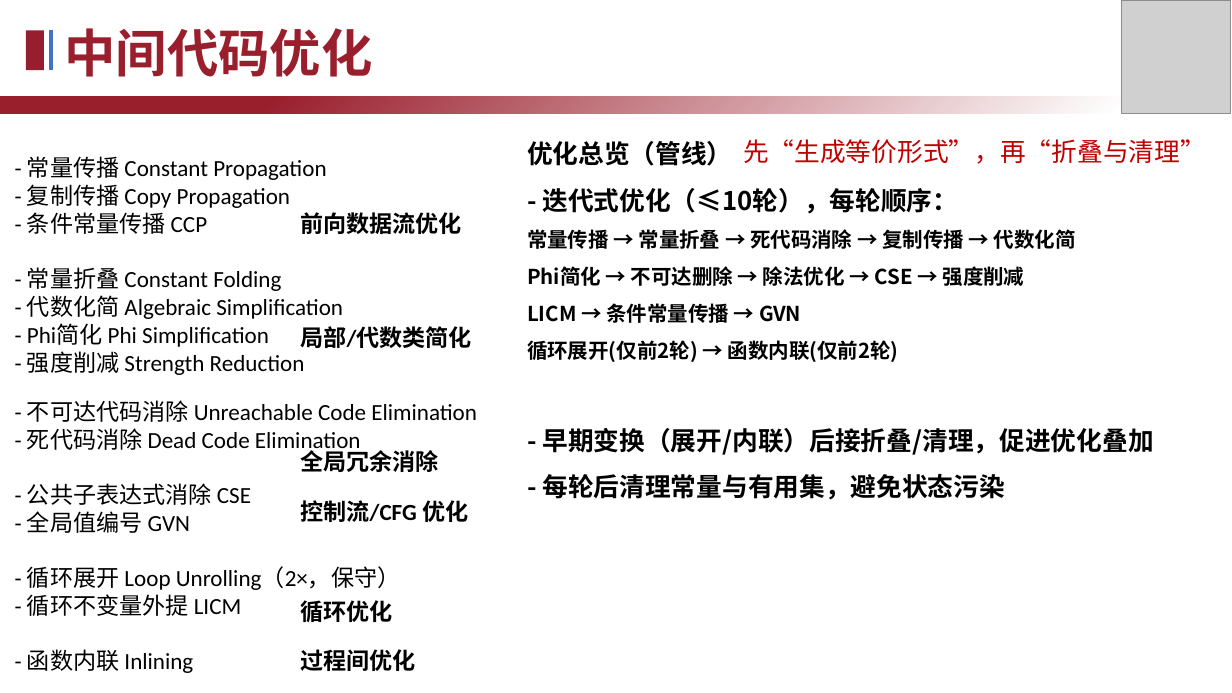
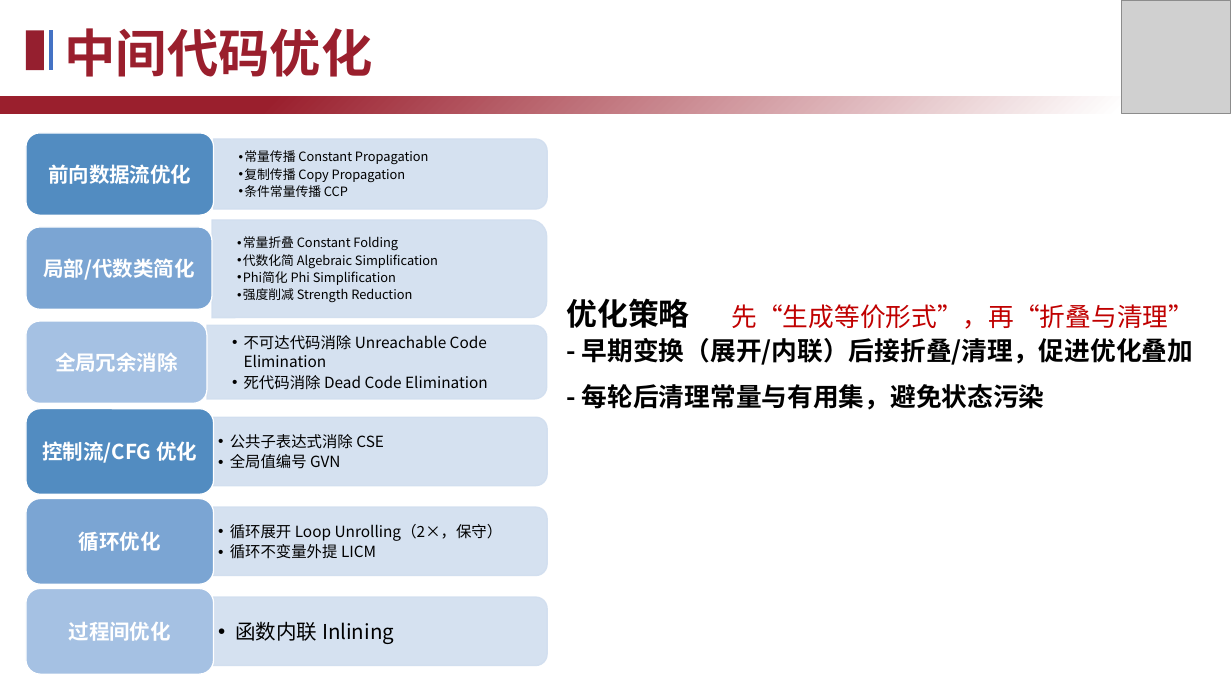
Before and after one commit to TheSkyFuker54188/Compiler-2025, a slide deck: slide 11 of doc/2025编译系统设计赛答辩.pptx (slide 10 before the commit). Drawn at 1232x693 pixels with LibreOffice and Linux fonts; fonts in the diff are those of the drawing; grey boxes stand for pictures. Boxes give left, top, right and bottom in pixels: in the first picture for what was removed or moved away, otherwise in the second. Text is boxed around its words. In the diff, an @@ line names an element or a change of style, - is before the commit and + after.

Commit message:
fix: fix ppt

```diff
--- a/doc/2025编译系统设计赛答辩.pptx
+++ b/doc/2025编译系统设计赛答辩.pptx
@@ text "前向数据流优化": place and size @@
-text "前向数据流优化" at [300, 212, 462, 234]
+text "前向数据流优化" at [48, 164, 191, 184]
@@ text at [527, 141, 1076, 362]: paragraphs removed @@
-优化总览（管线）
-- 迭代式优化（≤10轮），每轮顺序：
-常量传播 → 常量折叠 → 死代码消除 → 复制传播 → 代数化简
-Phi简化 → 不可达删除 → 除法优化 → CSE → 强度削减
-LICM → 条件常量传播 → GVN
-循环展开(仅前2轮) → 函数内联(仅前2轮)
@@ text removed at [27, 156, 477, 673] @@
-- 常量传播 Constant Propagation
-- 复制传播 Copy Propagation
-- 条件常量传播 CCP
-- 常量折叠 Constant Folding
-- 代数化简 Algebraic Simplification
-- Phi简化 Phi Simplification
-- 强度削减 Strength Reduction
-- 不可达代码消除 Unreachable Code Elimination
-- 死代码消除 Dead Code Elimination
-- 公共子表达式消除 CSE
-- 全局值编号 GVN
-- 循环展开 Loop Unrolling（2×，保守）
-- 循环不变量外提 LICM
-- 函数内联 Inlining
@@ text "局部/代数类简化": place and size @@
-text "局部/代数类简化" at [300, 326, 472, 348]
+text "局部/代数类简化" at [43, 258, 194, 280]
@@ text "- 早期变换（展开/内联）后接折叠/清理，促进优化叠加": place and size @@
-text "- 早期变换（展开/内联）后接折叠/清理，促进优化叠加" at [527, 141, 1153, 500]
+text "- 早期变换（展开/内联）后接折叠/清理，促进优化叠加" at [582, 338, 1193, 410]
@@ text added at [567, 298, 690, 328], 24 pt, text #000000, bold @@
+优化策略
@@ text "先“生成等价形式”，再“折叠与清理”": place and size @@
-text "先“生成等价形式”，再“折叠与清理”" at [743, 139, 1206, 164]
+text "先“生成等价形式”，再“折叠与清理”" at [731, 304, 1194, 329]
@@ group added at [26, 133, 548, 403]: 3 round same rects, 3 texts, 3 rounded rectangles @@
+  • 常量传播 Constant Propagation
+  • 复制传播 Copy Propagation
+  • 条件常量传播 CCP
+  • 常量折叠 Constant Folding
+  • 代数化简 Algebraic Simplification
+  • Phi简化 Phi Simplification
+  • 强度削减 Strength Reduction
+  • 不可达代码消除 Unreachable Code Elimination
+  • 死代码消除 Dead Code Elimination
@@ text "全局冗余消除": place and size @@
-text "全局冗余消除" at [300, 447, 439, 472]
+text "全局冗余消除" at [55, 352, 178, 372]
@@ text "控制流/CFG 优化": place and size @@
-text "控制流/CFG 优化" at [300, 500, 468, 522]
+text "控制流/CFG 优化" at [42, 441, 197, 463]
@@ text "循环优化": place and size @@
-text "循环优化" at [300, 600, 392, 622]
+text "循环优化" at [79, 532, 161, 551]
@@ group added at [26, 409, 548, 675]: 3 round same rects, 3 texts, 3 rounded rectangles @@
+  • 公共子表达式消除 CSE
+  • 全局值编号 GVN
+  • 循环展开 Loop Unrolling（2×，保守）
+  • 循环不变量外提 LICM
+  • 函数内联 Inlining
@@ size 18 to 16 pt, font Calibri to Noto Sans CJK SC, text colour #000000 to #FFFFFF; alignment left to centre; more space between paragraphs; vertical alignment top to middle in 6 elements at [48, 164, 191, 184], [43, 258, 194, 280], [55, 352, 178, 372], [42, 441, 197, 463], [79, 532, 161, 551], [69, 622, 171, 641] @@
@@ text "过程间优化": place and size @@
-text "过程间优化" at [300, 649, 415, 671]
+text "过程间优化" at [69, 622, 171, 641]
```
Also in this commit, not shown: 4 other slides changed, 4 slides added, 2 slides removed.
